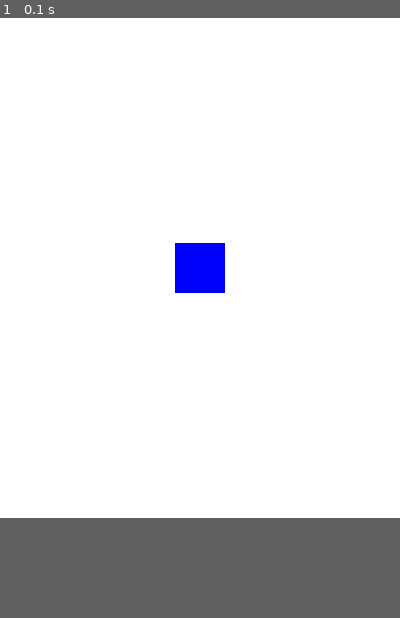
Above: before the commit, frame 1.
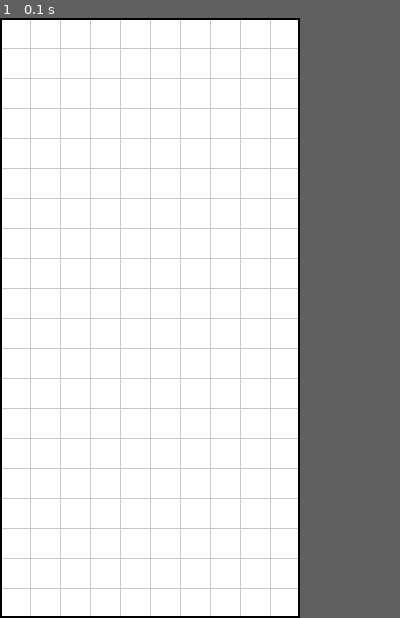
Above: after the commit, the same moment.

Repository: kt2763/tnb-pygame-tutorials-jp
Game: pygame game, started from like-tetris/game.py
Two runs of this game, one before a commit and one after it. Both use one fixed random seed, a clock stepped at 60 frames per second and the inputs below.
Inputs:
- Up to frame 1 (0.1 s): no input
In our replay, the window is 400x500 before the commit and 300x600 after it. These sizes can differ from the game's own. Grey fills any space a smaller window leaves; there, only what the larger window draws over its background counts as a difference.

The runs differ from the first frame. In frame 1, 7.0% of the frame differs, in the area x 0-75%, y 0-100%.

Commit message:
グリッド画面の表示

Diff:
--- a/like-tetris/game.py
+++ b/like-tetris/game.py
@@ -1,34 +1,45 @@
 import pygame
+import sys
 
 pygame.init()  # Pygameの初期化
-screen = pygame.display.set_mode((400, 500))  # 画面サイズの設定
-pygame.display.set_caption("Pygameでイベント処理をしてみる")
 
-x, y = 175, 225  # 四角形の位置
-width, height = 50, 50  # 四角形の大きさ
-velocity = 5  # 四角形の移動速度
+# 画面サイズの設定
+SCREEN_WIDTH = 300
+SCREEN_HEIGHT = 600
+screen = pygame.display.set_mode((SCREEN_WIDTH, SCREEN_HEIGHT))
+pygame.display.set_caption("テトリス風ゲーム")
 
-running = True  # ゲームループ
+# 色の定義
+WHITE = (255, 255, 255)
+GRAY = (200, 200, 200)
+BLACK = (0, 0, 0)
+
+# グリッドの設定
+CELL_SIZE = 30
+GRID_WIDTH = SCREEN_WIDTH // CELL_SIZE
+GRID_HEIGHT = SCREEN_HEIGHT // CELL_SIZE
+
+# ゲームループ
+running = True
 while running:
-    pygame.time.delay(50)  # ゲームのスピードを調整
-
     for event in pygame.event.get():
         if event.type == pygame.QUIT:
             running = False
 
-    keys = pygame.key.get_pressed()  # キー入力の処理
+    screen.fill(WHITE)  # 画面を白で塗りつぶす
 
-    if keys[pygame.K_LEFT]:
-        x -= velocity
-    if keys[pygame.K_RIGHT]:
-        x += velocity
-    if keys[pygame.K_UP]:
-        y -= velocity
-    if keys[pygame.K_DOWN]:
-        y += velocity
+    # グリッド線を描画
+    for x in range(0, SCREEN_WIDTH, CELL_SIZE):
+        pygame.draw.line(screen, GRAY, (x, 0), (x, SCREEN_HEIGHT))
+    for y in range(0, SCREEN_HEIGHT, CELL_SIZE):
+        pygame.draw.line(screen, GRAY, (0, y), (SCREEN_WIDTH, y))
 
-    screen.fill((255, 255, 255))  # 画面を白でクリア
-    pygame.draw.rect(screen, (0, 0, 255), (x, y, width, height))  # 四角形を描画
-    pygame.display.update()  # 描画内容を画面に反映
+    # ゲーム画面の枠を描画
+    pygame.draw.rect(screen, BLACK, (0, 0, SCREEN_WIDTH, SCREEN_HEIGHT), 2)
 
+    # 画面の更新
+    pygame.display.update()
+
+# Pygameの終了処理
 pygame.quit()
+sys.exit()
